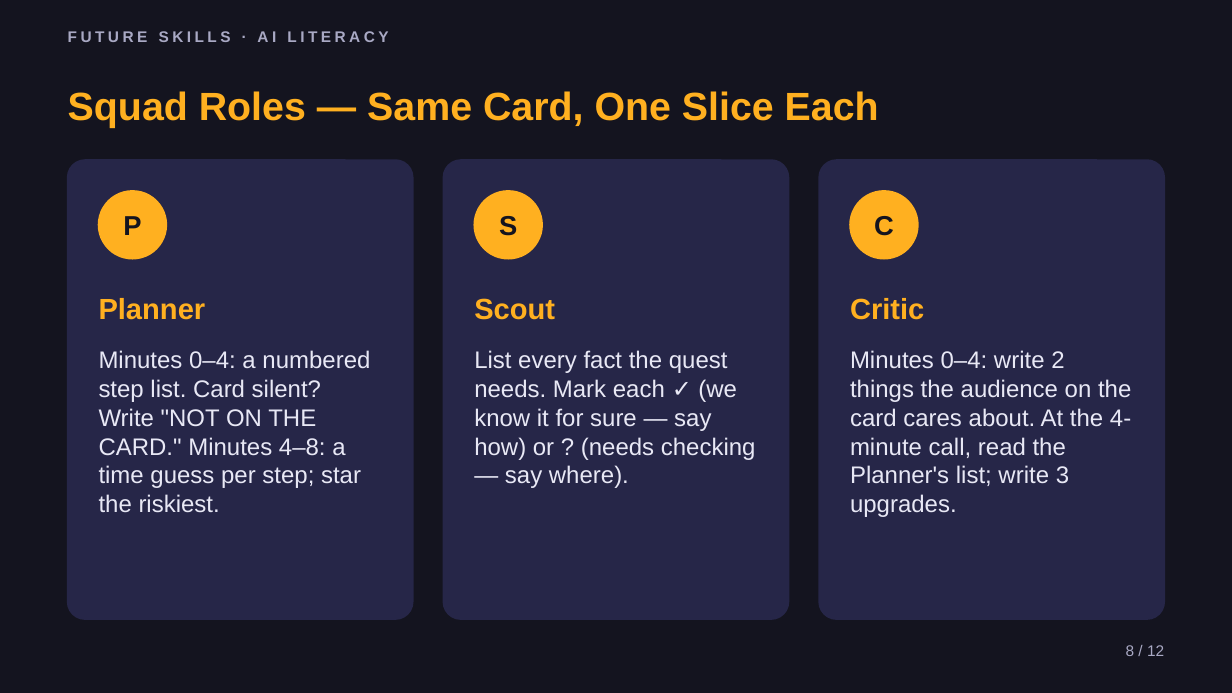
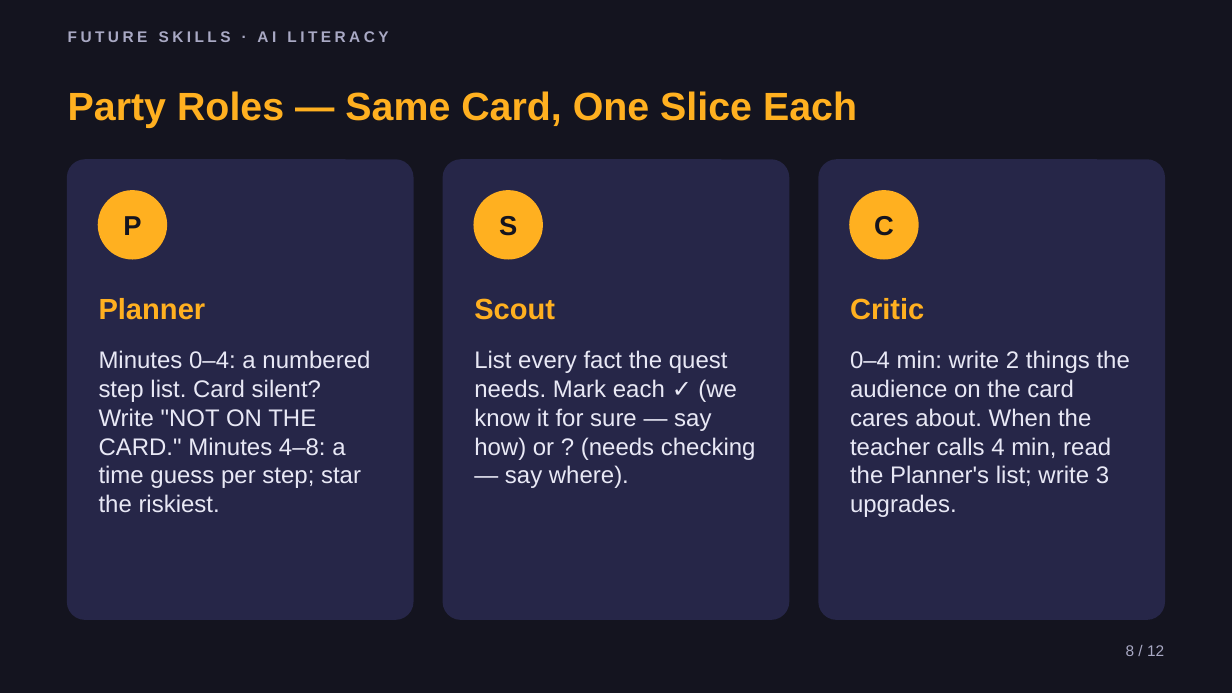
Before and after one commit to phiunit/tptphi, a slide deck: slide 8 of products/ai-agent-intern/dist/Lead Your AI Squad - Slides.pptx. Drawn at 1232x693 pixels with LibreOffice and Linux fonts; fonts in the diff are those of the drawing. Boxes give left, top, right and bottom in pixels: in the first picture for what was removed or moved away, otherwise in the second. Text is boxed around its words. In the diff, an @@ line names an element or a change of style, - is before the commit and + after.

```diff
--- a/products/ai-agent-intern/dist/Lead Your AI Squad - Slides.pptx
+++ b/products/ai-agent-intern/dist/Lead Your AI Squad - Slides.pptx
@@ text at (x1=68, y1=91, x2=857, y2=128): text changed @@
-Squad Roles — Same Card, One Slice Each
+Party Roles — Same Card, One Slice Each
@@ text at (x1=850, y1=350, x2=1130, y2=517): text changed @@
-Minutes 0–4: write 2 things the audience on the card cares about. At the 4-minute call, read the Planner's list; write 3 upgrades.
+0–4 min: write 2 things the audience on the card cares about. When the teacher calls 4 min, read the Planner's list; write 3 upgrades.
```
Also in this commit, not shown: 6 other slides changed, 54 other files.
